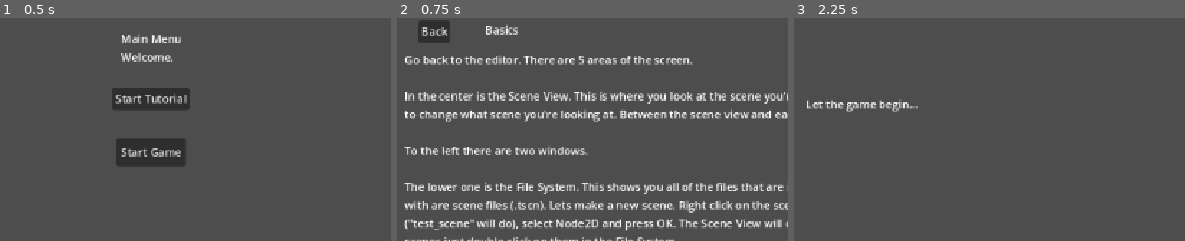
Above: before the commit, frames 1-3 (left to right).
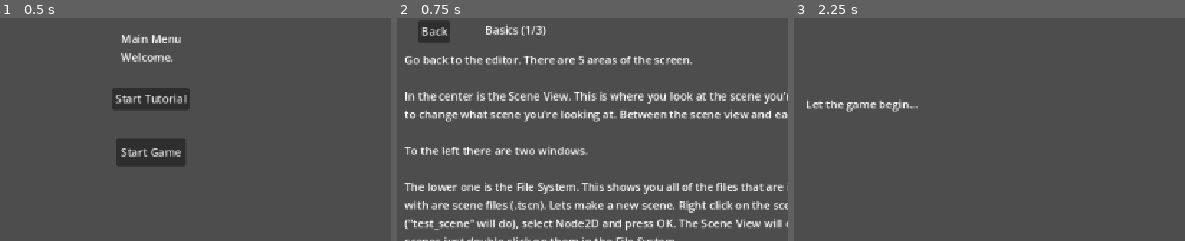
Above: after the commit, the same moments.

Repository: JoeyGiordano/JGZGodotGameTemplate
Game: Godot game, scene res://game_container/game_container.tscn
Two runs of this game, one before a commit and one after it. Both use one fixed random seed, a clock stepped at 60 frames per second and the inputs below.
Inputs:
- Up to frame 1 (0.5 s): no input
- Up to frame 2 (0.75 s): click "Start Tutorial" at 0.5 s
- Up to frame 3 (2.25 s): click "Back" at 1.25 s; click "Start Game" at 2 s
The pictures show only the part of the screen within x 0-50%, y 1-51%; the shares and areas given below are measured in that part.

Frame 1 is identical in both runs. In frame 2, 0.1% of the frame differs, in the area x 31-39%, y 3-9%; in frame 3, nothing differs.

Commit message:
Tutorial 2.1-2

Diff:
--- a/scripts/manager.gd
+++ b/scripts/manager.gd
@@ -3,8 +3,7 @@
 
 ###### LIST OF VARIABLES ######
 
-var is_jerry_alive : bool = true
-var jerrys_health : int = 0
+var did_jerry_pick_up_the_potion : bool = false
 
 #### END LIST OF VARIABLES ####
 
@@ -12,13 +11,13 @@
 
 ###### LIST OF FUNCTIONS ######
 
-func jerry_is_dead() :
-	print("he's dead")
+func jerry_picked_up_the_potion() :
 
-func wait_jerrys_alive(health : int) :
-	print("wait, Jerry's alive and he has " + str(health) + " remaining" )
+	pass
 
+func jerry_got_killed_by_the_monster() :
 
+	pass
 
 
 #### END LIST OF FUNCTIONS ####
@@ -26,5 +25,11 @@
 
 # Resource function, please do not touch
 func switch_to_scene(scene_path : String) :
+	#needs to use the path name without "res://" and ".tscn" like "folder/subfolder/etc/titlescene"
+	switch_to_scene_full_path("res://" + scene_path + ".tscn")
+	pass
+
+func switch_to_scene_full_path(scene_path : String) :
 	#needs to use the full path name like "res://folder/subfolder/etc/titlescene.tscn"
 	GameContainer.GC.switch_to_scene(scene_path)
+	pass
--- a/tutorial/tutorial1.1.tscn
+++ b/tutorial/tutorial1/tutorial1.1.tscn
@@ -54,4 +54,4 @@
 offset_top = 15.0
 offset_right = 200.0
 offset_bottom = 38.0
-text = "Basics"
+text = "Basics (1/3)"
--- a/tutorial/tutorial1.2.tscn
+++ b/tutorial/tutorial1/tutorial1.2.tscn
@@ -54,4 +54,4 @@
 offset_top = 15.0
 offset_right = 200.0
 offset_bottom = 38.0
-text = "Buttons and Changing Scenes"
+text = "Buttons and Changing Scenes (2/3)"
--- a/tutorial/tutorial1.3.tscn
+++ b/tutorial/tutorial1/tutorial1.3.tscn
@@ -19,7 +19,7 @@
 offset_right = 1983.0
 offset_bottom = 642.0
 text = "I hope your button worked. You've used cmd S to save your progress before, but now your going to learn how to make sure you never lose a
-keystroke of work you do.
+keystroke of work you do. You don't need to understand how this works (no one does), just what to do.
 
 Git is a version control software. That means it stores old versions of your project and a timeline of changes in what the git people call a repository.
 Github (github.com) is a website where you can view your own and other peoples repos (repositories). Just like other... hubs.
@@ -56,4 +56,4 @@
 offset_top = 15.0
 offset_right = 200.0
 offset_bottom = 38.0
-text = "GitHub Desktop and Version Control (Real Saving)"
+text = "GitHub Desktop and Version Control (Real Saving) (3/3)"
--- a/tutorial/tutorial1.4.tscn
+++ b/tutorial/tutorial1/tutorial1.4.tscn
@@ -33,6 +33,7 @@
 Add a script to a node - find the script file in the File System. Drag the script onto the desired node.
 Use switch_to_scene.gd - add it to a Button node (must be a Button node), choose what scene you want in the Inspector.
 Save - cmd S (save as often as humanly possible)
+Run from start - cmd B or the play button in the top right
 
 Github Desktop
 Github allows you to save snapshots of your project so you know your progress is secure.
@@ -42,12 +43,12 @@
 Branch - ask someone who knows what they're doing."
 
 [node name="Button2" type="Button" parent="."]
-offset_left = 74.0
-offset_top = 610.0
-offset_right = 119.0
-offset_bottom = 641.0
-text = "Next"
-script = ExtResource("1_w6r3i")
+offset_left = 814.0
+offset_top = 500.0
+offset_right = 972.0
+offset_bottom = 531.0
+text = "Back to main menu"
+script = ExtResource("1_d8lu3")
 switch_to = "uid://dyo2pfrgutft0"
 
 [node name="Label2" type="Label" parent="."]
@@ -56,3 +57,20 @@
 offset_right = 225.0
 offset_bottom = 38.0
 text = "Summary"
+
+[node name="Button3" type="Button" parent="."]
+offset_left = 1013.0
+offset_top = 497.0
+offset_right = 1095.0
+offset_bottom = 528.0
+text = "Tutorial 2"
+script = ExtResource("1_d8lu3")
+switch_to = "uid://do81m2oq5jfad"
+
+[node name="Label3" type="Label" parent="."]
+offset_left = 812.0
+offset_top = 437.0
+offset_right = 1118.0
+offset_bottom = 486.0
+text = "Only move onto tutorial 2 when you've
+had some practive with the stuff from 1"
--- /dev/null
+++ b/tutorial/tutorial2/tutorial2.1.tscn
@@ -0,0 +1,56 @@
+[gd_scene load_steps=2 format=3 uid="uid://do81m2oq5jfad"]
+
+[ext_resource type="Script" uid="uid://cxdfw524v3ow5" path="res://scripts/switch_to_scene.gd" id="1_h7m37"]
+
+[node name="Tutorial2_1" type="Node2D"]
+
+[node name="Button" type="Button" parent="."]
+offset_left = 56.0
+offset_top = 13.0
+offset_right = 101.0
+offset_bottom = 44.0
+text = "Back"
+script = ExtResource("1_h7m37")
+switch_to = "uid://crrdqye35eh5u"
+
+[node name="Label" type="Label" parent="."]
+offset_left = 36.0
+offset_top = 58.0
+offset_right = 2004.0
+offset_bottom = 549.0
+text = "So you've started building out your text based game and you've quickly come to realize there's something you're unable to do with what you've
+learned so far: conditional storytelling. Beyond immediate decisions (button presses) you have no way of controlling how the story flows (what
+scene to show next). An example: A few scenes ago, as Jerry went along the road, he picked up a revival potion.  Jerry just fought a monster and
+died. This would normally take us to the death screen, but since Jerry has a revival potion we should instead be taken to a screen where Jerry gets
+to keep interacting with the monster. What we are currently unable to do is (a) store the fact that jerry has the revival potion and (b) react to the
+fact that Jerry has a revival potion later when it should change what scene we show. (a) is memory, (b) is logic.
+
+Scripting is typically how we handle these two. You can do a lot with Godot scripting but this template has restricted that to just a few things to
+make it AS EASY AS POSSIBLE. It will still not be a breeze so don't get discouraged.
+
+Using what you learned in tutorial 1, set up a few scenes for Jerrys situation (1 option to pickup the potion scene, 2 continue walking down the
+road scene, 3 attempt to fight the monster scene, 4 death scene, 5 revived scene - or a related situation). Let's walk through what we need to do
+as we play these scenes. On scene 1, if we choose to pick up the potion we need to STORE that decision, either we picked up the potion or we
+didn't. On scene 2, we don't need to do anything. On scene 3, say we choose the option that leads to death (run at the monster backwards), we
+need to DECIDE what to do based on what we stored. If we picked up the potion, we need to show scene 4, otherwise, we need to show scene 5.
+
+We will revisit this in a second. Find the call_function.gd script in the File System. Go to scene 1, and drag call_function.gd onto the Button that
+allows us to pick up the potion. Look in the Inspector for that Button. We have two new properties to edit: function name - which is an empty
+field - and parameters - which says \"Array (size 0)\". Go to scene 3, and drag call_function.gd onto the Button that results in Jerry dying. This button
+will also gain the two new properties."
+
+[node name="Button2" type="Button" parent="."]
+offset_left = 74.0
+offset_top = 610.0
+offset_right = 119.0
+offset_bottom = 641.0
+text = "Next"
+script = ExtResource("1_h7m37")
+switch_to = "uid://c5rdg8vl3v5j7"
+
+[node name="Label2" type="Label" parent="."]
+offset_left = 152.0
+offset_top = 15.0
+offset_right = 448.0
+offset_bottom = 38.0
+text = "A problem has blocked our creativity... (1/3)"
--- /dev/null
+++ b/tutorial/tutorial2/tutorial2.2.tscn
@@ -0,0 +1,66 @@
+[gd_scene load_steps=3 format=3 uid="uid://c5rdg8vl3v5j7"]
+
+[ext_resource type="Script" uid="uid://cxdfw524v3ow5" path="res://scripts/switch_to_scene.gd" id="1_i8eao"]
+
+[sub_resource type="LabelSettings" id="LabelSettings_i8eao"]
+font_size = 13
+
+[node name="Tutorial2_2" type="Node2D"]
+
+[node name="Button" type="Button" parent="."]
+offset_left = 56.0
+offset_top = 13.0
+offset_right = 101.0
+offset_bottom = 44.0
+text = "Back"
+script = ExtResource("1_i8eao")
+switch_to = "uid://do81m2oq5jfad"
+
+[node name="Label" type="Label" parent="."]
+offset_left = 25.0
+offset_top = 44.0
+offset_right = 1993.0
+offset_bottom = 717.0
+text = "in the File System, under scripts, find the file manager.gd. This is the ONLY script file you will need to edit. Let's do this. Double click manager.gd.
+The Scene View has changed to show a text editor. To pop the text editor out so we don't have to look at it all the time, find the small button that
+floats the window (two overlapping squares) in the top right corner of the Scene View and press it. This will put the text editor in a new window.
+Maximize the window so we don't have to look at it all the time.
+
+Ok we're here for an in and out. Lines 1-2 don't matter. Neither does anything after 24. The light blue-gray and slightly-lighter-than-background
+gray are comments/notes are just for organization. We needed something to store whether Jerry has picked up the potion of revival. On line 6 we
+see that thing:
+var   is short for variable, which means stored info
+did_jerry_pick_up_the_potion   is what we've named the variable.
+: bool   is short for boolean, it means the info we've stored is true or false info.
+= false   means that we've set the starting value of the variable to false.
+which makes sense because as Jerry is walking down the road (before he has encountered up the potion), he has not picked up the potion.
+
+If Jerry decides to pick up the potion, we need to change the info that is stored so that we can act on it later. View line 14:
+func   short for function, means the following lines are a short set of instructions
+jerry_picked_up_the_potion   the name we've given to the function
+() :   means the instructions begin here then on line 16   pass   means the instructions end here
+On line 15, add the instruction   did_jerry_pick_up_the_potion=true   which means \"change the stored info under the name
+did_jerry_pick_up_the_potion to true\" or \"set did_jerry_pick_up_the_potion to true\". Now all we have to do is go back to scene 1 and connect the
+pick up the potion button to the set of instructions (function) called jerry_picked_up_the_potion. Do this by typing jerry_picked_up_the_potion in
+the function name field.
+
+When the button is pressed, the computer will follow the instructions under jerry_picked_up_the_potion (we say \"the function is called\" like called
+on the phone). Per the instruction you added, the computer will change the info we stored in did_jerry_pick_up_the_potion to indicate that Jerry
+did in fact pick up the potion."
+label_settings = SubResource("LabelSettings_i8eao")
+
+[node name="Button2" type="Button" parent="."]
+offset_left = 74.0
+offset_top = 610.0
+offset_right = 119.0
+offset_bottom = 641.0
+text = "Next"
+script = ExtResource("1_i8eao")
+switch_to = "uid://dyo2pfrgutft0"
+
+[node name="Label2" type="Label" parent="."]
+offset_left = 152.0
+offset_top = 15.0
+offset_right = 272.0
+offset_bottom = 38.0
+text = "Scripting Basics (2/3)"
Not shown: 3 places in tutorial/tutorial1/tutorial1.1.tscn that only renumber resources
Not shown: 3 places in tutorial/tutorial1/tutorial1.2.tscn that only renumber resources
Not shown: 3 places in tutorial/tutorial1/tutorial1.3.tscn that only renumber resources
Not shown: 2 places in tutorial/tutorial1/tutorial1.4.tscn that only renumber resources
